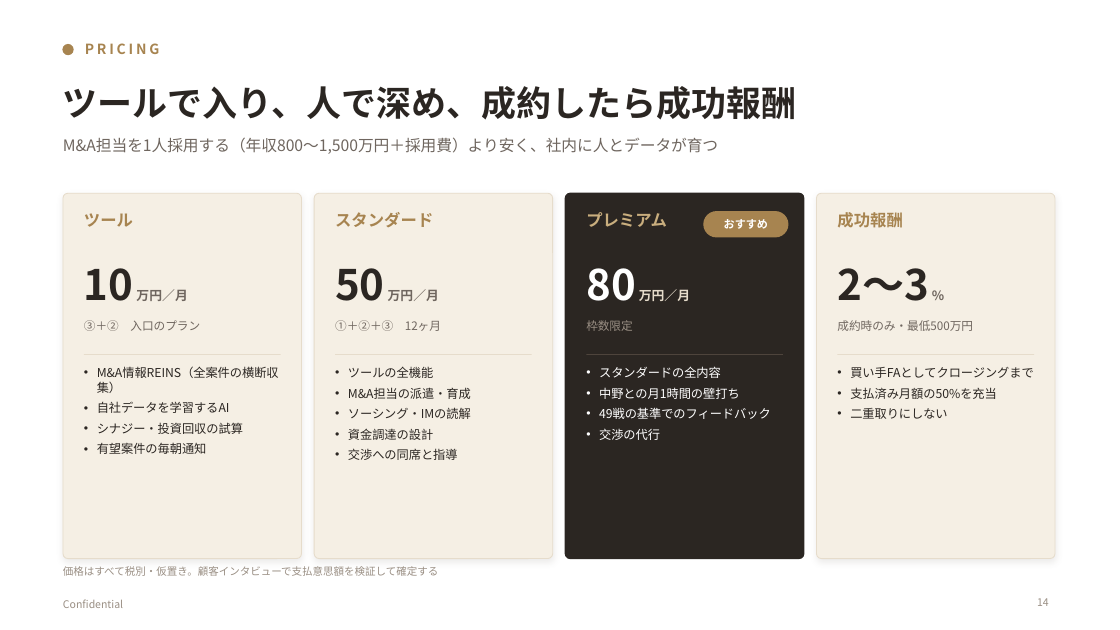
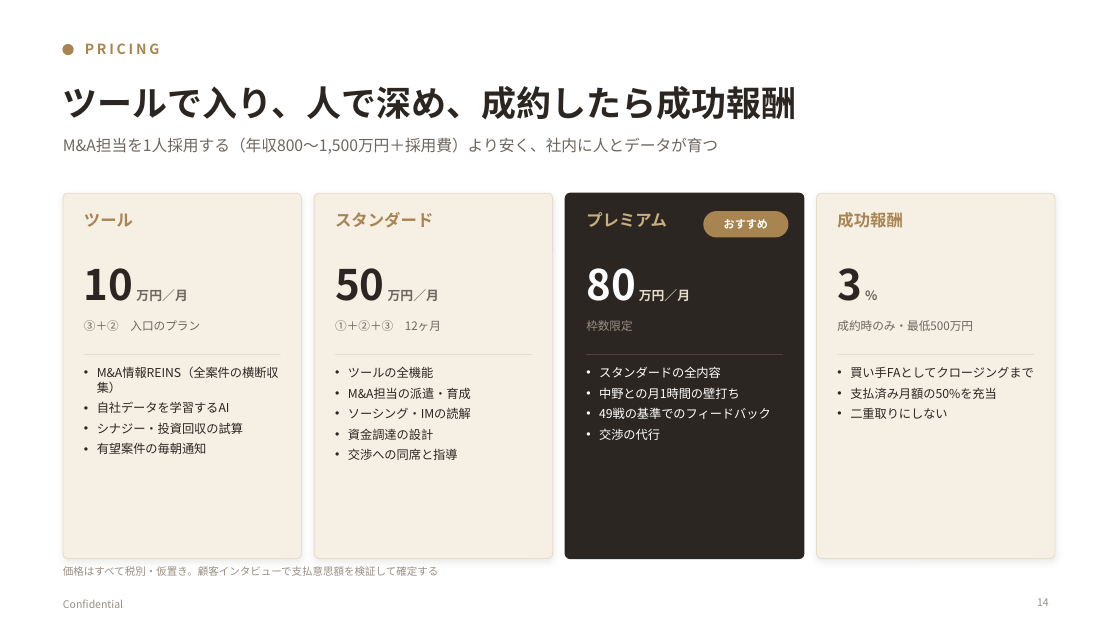
Before and after one commit to nakano-winebank/wine-auction, a slide deck: slide 14 of docs/business/事業概要_AI_MA部門_営業用.pptx. Drawn at 1120x630 pixels with LibreOffice and Linux fonts; fonts in the diff are those of the drawing. Boxes give left, top, right and bottom in pixels: in the first picture for what was removed or moved away, otherwise in the second. Text is boxed around its words. In the diff, an @@ line names an element or a change of style, - is before the commit and + after.

```diff
--- a/docs/business/事業概要_AI_MA部門_営業用.pptx
+++ b/docs/business/事業概要_AI_MA部門_営業用.pptx
@@ text at (837,268,862,301): text changed @@
-2〜3 %
+3 %
```
Also in this commit, not shown: 8 other slides changed, 4 other files.
